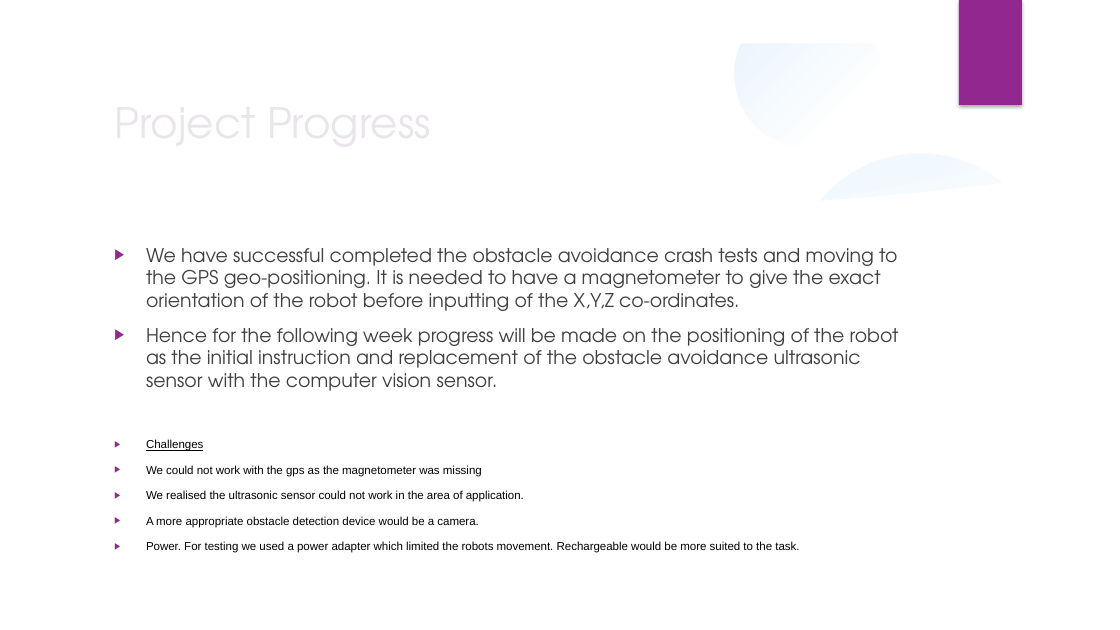
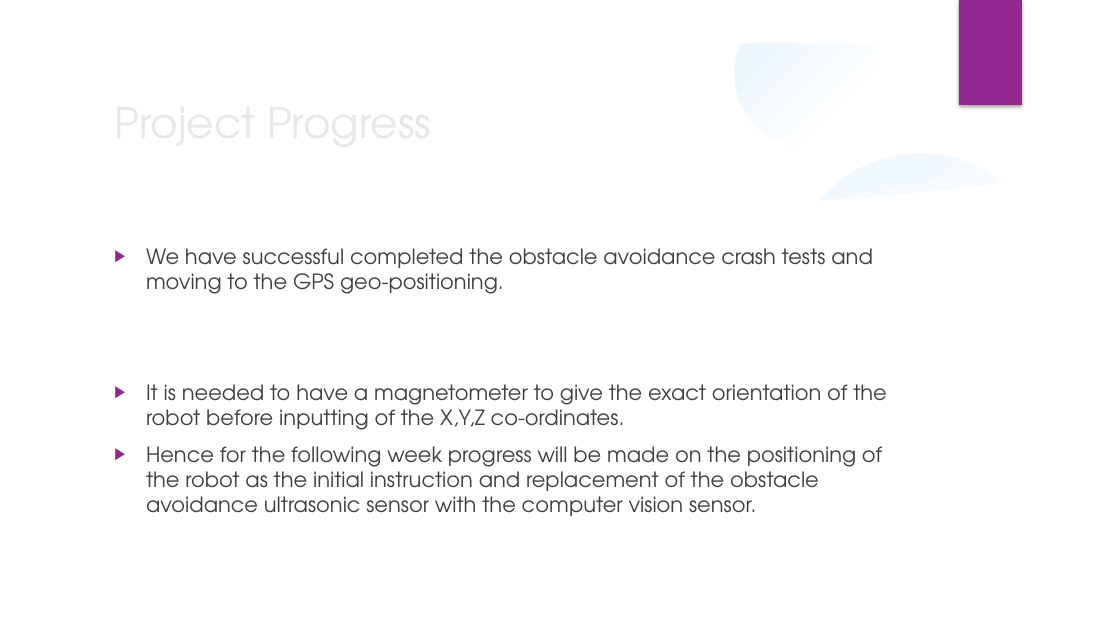
Before and after one commit to Eunice-Orenge/internship2023, a slide deck: slide 4 of navigation/jibebe_week_two_progress.pptx. Drawn at 1120x630 pixels with LibreOffice and Linux fonts; fonts in the diff are those of the drawing; background and template pictures are left out. Boxes give left, top, right and bottom in pixels: in the first picture for what was removed or moved away, otherwise in the second. Text is boxed around its words. In the diff, an @@ line names an element or a change of style, - is before the commit and + after.

```diff
--- a/navigation/jibebe_week_two_progress.pptx
+++ b/navigation/jibebe_week_two_progress.pptx
@@ text at (146,248,887,430): text changed; size 16.2 to 18 pt @@
-▶ We have successful completed the obstacle avoidance crash tests and moving to the GPS geo-positioning. It is needed to have a magnetometer to give the exact orientation of the robot before inputting of the X,Y,Z co-ordinates.
+▶ We have successful completed the obstacle avoidance crash tests and moving to the GPS geo-positioning.
+▶ It is needed to have a magnetometer to give the exact orientation of the robot before inputting of the X,Y,Z co-ordinates.
@@ text at (146,439,799,553): paragraphs removed @@
-▶ Challenges
-▶ We could not work with the gps as the magnetometer was missing
-▶ We realised the ultrasonic sensor could not work in the area of application.
-▶ A more appropriate obstacle detection device would be a camera.
-▶ Power. For testing we used a power adapter which limited the robots movement. Rechargeable would be more suited to the task.
@@ text at (146,446,882,516): size 16.2 to 18 pt in "Hence for the following week progress will ..." @@
```
Also in this commit, not shown: 1 slide added.
